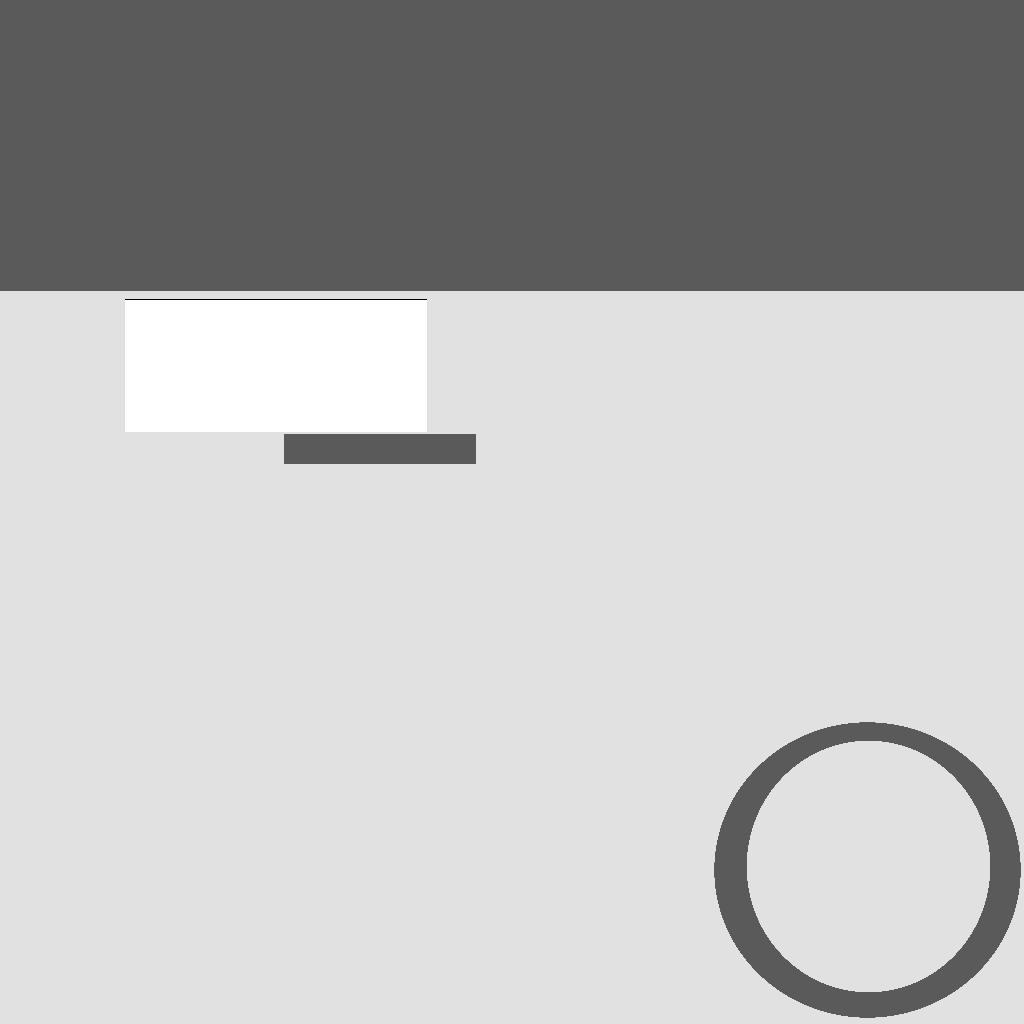
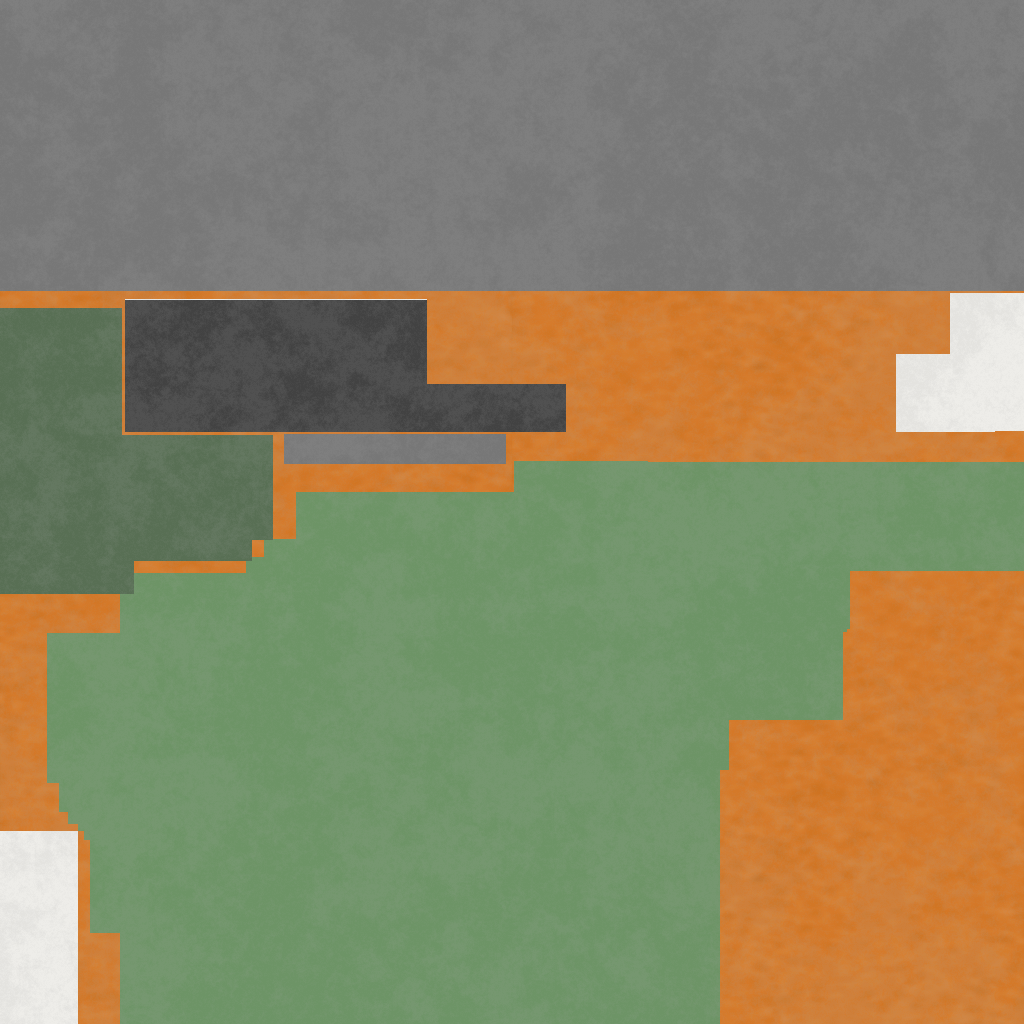
The second 1024 x 1024 image is a revision of the first. Changes to its layers:
showed "Warstwa #1" over [0, 0, 1024, 1024]
showed "Warstwa", painted on it over [0, 299, 1024, 1024]
moved "Warstwa #3" above "Warstwa #2", painted on it, unmasked it over [0, 0, 1024, 1024]
showed "Warstwa #2", painted on it over [0, 0, 1024, 1024]
